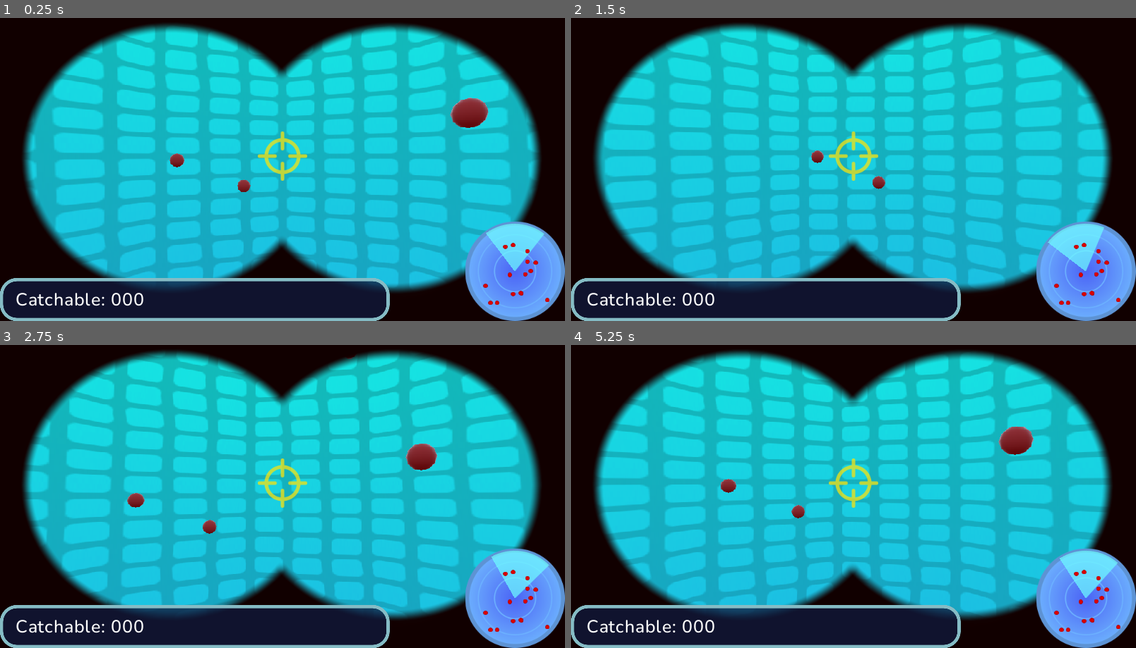
Above: before the commit, frames 1-4 (two rows, left to right).
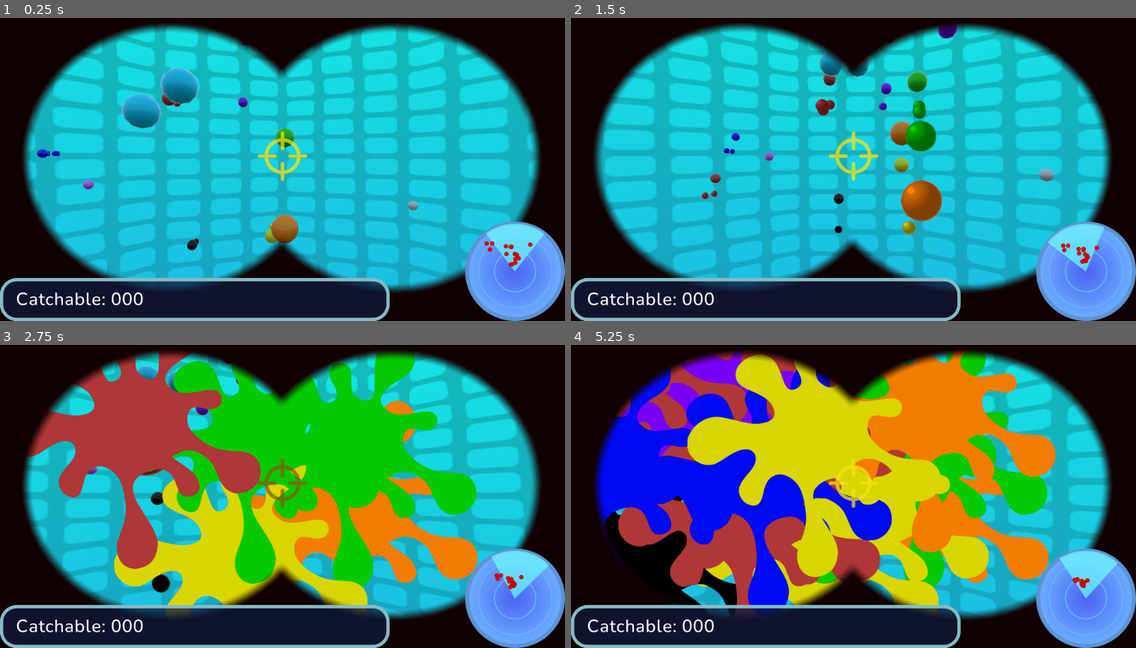
Above: after the commit, the same moments.

Repository: envyniv/denparpg
Game: Godot game, scene res://scenes/game/AntennaTower.tscn
Two runs of this game, one before a commit and one after it. Both use one fixed random seed, a clock stepped at 60 frames per second and the inputs below. This scene is started directly instead of the project's main scene. Sound files missing from this copy of the repository are replaced by a short silence.
Inputs (mouse positions are in pixels of both pictures, inside the frame that each line leads up to):
- Up to frame 1 (0.25 s): no input
- Up to frame 2 (1.5 s): move the mouse to (881, 154) at 0.52 s; click (881, 154) at 0.6 s; move the mouse to (825, 157) at 1.27 s; click (825, 157) at 1.35 s
- Up to frame 3 (2.75 s): move the mouse to (293, 478) at 2.02 s; click (293, 478) at 2.1 s
- Up to frame 4 (5.25 s): move the mouse to (847, 487) at 2.77 s; click (847, 487) at 2.85 s; move the mouse to (893, 487) at 3.52 s; click (893, 487) at 3.6 s; move the mouse to (808, 478) at 4.27 s; click (808, 478) at 4.35 s; move the mouse to (859, 484) at 5.02 s; click (859, 484) at 5.1 s

The runs differ from the first frame. In frame 1, 3.8% of the frame differs, in the area x 0-98%, y 7-100%; in frame 2, 4.2%; in frame 3, 42%; in frame 4, 55%, in the area x 0-98%, y 1-100%.
Error before the commit: Invalid call. Nonexistent function 'instance' in base 'GDScriptNativeClass'. (res://scripts/game/DenpaGen.gd:43)
Error after the commit: Attempt to call function 'is_in_group' in base 'previously freed instance' on a null instance. (res://scripts/game/CatcherCam.gd:61)

Commit message:
"Denpas" now move around, idle (code is ready, just animations are needed) and can throw inkballs, title and catch still need to be completed, overworld is very far from getting implemented still

Diff:
--- a/src/Title.tscn
+++ b/src/Title.tscn
@@ -219,7 +219,6 @@
 }
 
 [node name="Panel" type="Panel" parent="."]
-visible = false
 anchor_left = 0.5
 anchor_top = 0.5
 anchor_right = 0.5
@@ -232,19 +231,36 @@
 "_edit_use_anchors_": false
 }
 
-[node name="Button" type="Button" parent="Panel"]
-margin_left = 76.0
-margin_top = 223.5
-margin_right = 139.0
-margin_bottom = 267.5
+[node name="HBoxContainer" type="HBoxContainer" parent="Panel"]
+anchor_top = 1.0
+anchor_right = 1.0
+anchor_bottom = 1.0
+margin_top = -80.0
+margin_bottom = 1.0
+alignment = 1
+__meta__ = {
+"_edit_group_": true,
+"_edit_use_anchors_": false
+}
+
+[node name="Button" type="Button" parent="Panel/HBoxContainer"]
+margin_left = 80.0
+margin_right = 160.0
+margin_bottom = 51.0
+size_flags_horizontal = 6
+size_flags_vertical = 0
 text = "Start"
 
-[node name="Button2" type="Button" parent="Panel"]
-margin_left = 340.0
-margin_top = 221.5
-margin_right = 425.0
-margin_bottom = 265.5
+[node name="Button2" type="Button" parent="Panel/HBoxContainer"]
+margin_left = 314.0
+margin_right = 417.0
+margin_bottom = 51.0
+size_flags_horizontal = 6
+size_flags_vertical = 0
 text = "Return"
+__meta__ = {
+"_edit_use_anchors_": false
+}
 
 [node name="VBoxContainer" type="VBoxContainer" parent="Panel"]
 anchor_left = 0.5
@@ -261,19 +277,19 @@
 
 [node name="HERO" type="Label" parent="Panel/VBoxContainer"]
 margin_right = 319.0
-margin_bottom = 37.0
+margin_bottom = 45.0
 text = "Hero level: 99"
 align = 1
 
 [node name="PLAY" type="Label" parent="Panel/VBoxContainer"]
-margin_top = 41.0
+margin_top = 49.0
 margin_right = 319.0
-margin_bottom = 78.0
+margin_bottom = 94.0
 text = "Play time: 999:99"
 align = 1
 
 [node name="sure" type="Label" parent="Panel/VBoxContainer"]
-margin_top = 131.0
+margin_top = 123.0
 margin_right = 319.0
 margin_bottom = 168.0
 size_flags_vertical = 10
--- a/src/materials/denpa/red.tres
+++ b/src/materials/denpa.tres
@@ -1,11 +1,10 @@
 [gd_resource type="SpatialMaterial" format=2]
 
 [resource]
-albedo_color = Color( 0.717647, 0.227451, 0.227451, 1 )
-metallic_specular = 0.0
+metallic = 0.22
 roughness = 0.37
 emission_enabled = true
-emission = Color( 1, 0, 0, 1 )
+emission = Color( 1, 1, 1, 1 )
 emission_energy = 0.1
 emission_operator = 0
 emission_on_uv2 = false
--- a/src/materials/denpa/black.tres
+++ /dev/null
@@ -1,6 +0,0 @@
-[gd_resource type="SpatialMaterial" format=2]
-
-[resource]
-albedo_color = Color( 0, 0, 0, 1 )
-metallic_specular = 0.0
-roughness = 0.5
--- a/src/materials/denpa/gold.tres
+++ /dev/null
@@ -1,9 +0,0 @@
-[gd_resource type="SpatialMaterial" format=2]
-
-[resource]
-params_diffuse_mode = 2
-params_specular_mode = 3
-albedo_color = Color( 0.470588, 0.392157, 0.152941, 1 )
-metallic = 0.6
-metallic_specular = 1.0
-roughness = 0.5
--- a/src/materials/denpa/pink.tres
+++ /dev/null
@@ -1,7 +0,0 @@
-[gd_resource type="SpatialMaterial" format=2]
-
-[resource]
-albedo_color = Color( 0.819608, 0.423529, 0.87451, 1 )
-metallic = 0.2
-metallic_specular = 0.0
-roughness = 0.5
--- a/src/materials/denpa/silver.tres
+++ /dev/null
@@ -1,9 +0,0 @@
-[gd_resource type="SpatialMaterial" format=2]
-
-[resource]
-params_diffuse_mode = 2
-params_specular_mode = 3
-albedo_color = Color( 0.345098, 0.345098, 0.345098, 1 )
-metallic = 0.6
-metallic_specular = 1.0
-roughness = 0.5
--- a/src/materials/denpa/white.tres
+++ /dev/null
@@ -1,6 +0,0 @@
-[gd_resource type="SpatialMaterial" format=2]
-
-[resource]
-albedo_color = Color( 0.843137, 0.843137, 0.843137, 1 )
-metallic_specular = 0.0
-roughness = 0.5
--- a/src/project.godot
+++ b/src/project.godot
@@ -30,8 +30,8 @@
 
 [display]
 
-window/stretch/mode="2d"
-window/stretch/aspect="keep_height"
+window/stretch/mode="viewport"
+window/stretch/aspect="keep"
 
 [input]
 
--- a/src/scenes/Antenna.tscn
+++ b/src/scenes/Antenna.tscn
@@ -14,7 +14,7 @@
 
 [node name="Player" parent="." instance=ExtResource( 2 )]
 
-[node name="CSGSphere" type="CSGSphere" parent="."]
+[node name="Privacy" type="CSGSphere" parent="."]
 cast_shadow = 0
 calculate_tangents = false
 invert_faces = true
--- /dev/null
+++ b/src/scenes/DenPreview.tscn
@@ -0,0 +1,48 @@
+[gd_scene load_steps=2 format=2]
+
+[ext_resource path="res://scripts/DenPreview.gd" type="Script" id=1]
+
+[node name="Preview" type="MarginContainer"]
+margin_right = 78.0
+margin_bottom = 78.0
+script = ExtResource( 1 )
+__meta__ = {
+"_edit_use_anchors_": false
+}
+
+[node name="BG" type="TextureRect" parent="."]
+margin_right = 78.0
+margin_bottom = 78.0
+
+[node name="Head" type="TextureRect" parent="BG"]
+margin_right = 40.0
+margin_bottom = 40.0
+__meta__ = {
+"_edit_use_anchors_": false
+}
+
+[node name="Face" type="TextureRect" parent="BG/Head"]
+margin_right = 40.0
+margin_bottom = 40.0
+__meta__ = {
+"_edit_use_anchors_": false
+}
+
+[node name="Nose" type="TextureRect" parent="BG/Head/Face"]
+margin_right = 40.0
+margin_bottom = 40.0
+__meta__ = {
+"_edit_use_anchors_": false
+}
+
+[node name="Eyes" type="TextureRect" parent="BG/Head/Face"]
+margin_right = 40.0
+margin_bottom = 40.0
+
+[node name="Mouth" type="TextureRect" parent="BG/Head/Face"]
+margin_right = 40.0
+margin_bottom = 40.0
+
+[node name="Glasses" type="TextureRect" parent="BG/Head/Face"]
+margin_right = 40.0
+margin_bottom = 40.0
--- a/src/scenes/DenpaBase.tscn
+++ b/src/scenes/DenpaBase.tscn
@@ -1,7 +1,7 @@
 [gd_scene load_steps=4 format=2]
 
 [ext_resource path="res://scripts/DenpaC.gd" type="Script" id=1]
-[ext_resource path="res://materials/denpa/red.tres" type="Material" id=2]
+[ext_resource path="res://materials/denpa.tres" type="Material" id=2]
 
 [sub_resource type="BoxShape" id=2]
 extents = Vector3( 0.265717, 0.395515, 0.23302 )
@@ -11,10 +11,11 @@
 script = ExtResource( 1 )
 
 [node name="CSGBox" type="CSGSphere" parent="."]
-radius = 0.475373
+radius = 0.321674
 material = ExtResource( 2 )
 
 [node name="CollisionShape" type="CollisionShape" parent="."]
 shape = SubResource( 2 )
+disabled = true
 
 [node name="AnimationPlayer" type="AnimationPlayer" parent="."]
--- a/src/scenes/InkBall.tscn
+++ b/src/scenes/InkBall.tscn
@@ -1,12 +1,18 @@
-[gd_scene load_steps=2 format=2]
+[gd_scene load_steps=4 format=2]
 
-[sub_resource type="SphereShape" id=1]
-radius = 1.5
+[ext_resource path="res://assets/inkball.png" type="Texture" id=1]
+[ext_resource path="res://scripts/InkBall.gd" type="Script" id=2]
 
-[node name="InkBall" type="Area"]
+[sub_resource type="BoxShape" id=1]
+extents = Vector3( 0.2, 0.2, 0.2 )
 
-[node name="CSGSphere" type="CSGSphere" parent="."]
-rings = 9
+[node name="InkBall" type="KinematicBody"]
+script = ExtResource( 2 )
 
 [node name="CollisionShape" type="CollisionShape" parent="."]
 shape = SubResource( 1 )
+
+[node name="Sprite3D" type="Sprite3D" parent="."]
+transform = Transform( 0.25, 0, 0, 0, 0.25, 0, 0, 0, 0.25, 0, 0, 0 )
+billboard = 1
+texture = ExtResource( 1 )
--- /dev/null
+++ b/src/scenes/InkSplash.tscn
@@ -0,0 +1,12 @@
+[gd_scene load_steps=2 format=2]
+
+[ext_resource path="res://assets/ink.png" type="Texture" id=1]
+
+[node name="InkSplash" type="TextureRect"]
+margin_right = 588.0
+margin_bottom = 588.0
+texture = ExtResource( 1 )
+expand = true
+__meta__ = {
+"_edit_use_anchors_": false
+}
--- a/src/scenes/RenderMugShot.tscn
+++ /dev/null
@@ -1,5 +0,0 @@
-[gd_scene format=2]
-
-[node name="RenderMugShot" type="Spatial"]
-
-[node name="Camera" type="Camera" parent="."]
--- a/src/scenes/game/AntennaTower.tscn
+++ b/src/scenes/game/AntennaTower.tscn
@@ -2,7 +2,7 @@
 
 [ext_resource path="res://materials/theme.tres" type="Theme" id=1]
 [ext_resource path="res://assets/binoculars.png" type="Texture" id=2]
-[ext_resource path="res://assets/sounds/click.ogg" type="AudioStream" id=3]
+[ext_resource path="res://scenes/DenPreview.tscn" type="PackedScene" id=3]
 [ext_resource path="res://assets/crosshair.png" type="Texture" id=4]
 [ext_resource path="res://assets/radar.png" type="Texture" id=5]
 [ext_resource path="res://assets/radar-sight.png" type="Texture" id=6]
@@ -33,6 +33,13 @@
 audio_listener_enable_3d = true
 
 [node name="Spatial" parent="ViewportContainer/Viewport" instance=ExtResource( 7 )]
+
+[node name="InkSplashes" type="Control" parent="."]
+anchor_right = 1.0
+anchor_bottom = 1.0
+__meta__ = {
+"_edit_use_anchors_": false
+}
 
 [node name="Binoculars" type="TextureRect" parent="."]
 anchor_right = 1.0
@@ -92,7 +99,6 @@
 valign = 1
 
 [node name="Rotation" type="AudioStreamPlayer" parent="."]
-stream = ExtResource( 3 )
 
 [node name="Catchable" type="Panel" parent="."]
 anchor_top = 1.0
@@ -114,13 +120,16 @@
 "_edit_use_anchors_": false
 }
 
-[node name="MarginContainer" type="HBoxContainer" parent="Catchable"]
+[node name="Catched" type="HBoxContainer" parent="Catchable"]
 anchor_right = 1.0
 anchor_bottom = 1.0
 margin_left = 296.0
 __meta__ = {
 "_edit_use_anchors_": false
 }
+
+[node name="Preview" parent="Catchable/Catched" instance=ExtResource( 3 )]
+margin_right = 0.0
 
 [node name="Radar" type="TextureRect" parent="."]
 anchor_left = 1.0
@@ -129,6 +138,7 @@
 anchor_bottom = 1.0
 margin_left = -181.0
 margin_top = -181.0
+rect_pivot_offset = Vector2( 90.5, 90.5 )
 texture = ExtResource( 5 )
 __meta__ = {
 "_edit_use_anchors_": false
--- /dev/null
+++ b/src/scripts/DenPreview.gd
@@ -0,0 +1,11 @@
+extends MarginContainer
+
+onready var head = $BG/Head
+onready var face = $BG/Head/Face
+onready var eyes = $BG/Head/Face/Eyes
+onready var mouth = $BG/Head/Face/Mouth
+onready var glasses = $BG/Head/Face/Glasses
+
+func preview(denpa: Node) -> void:
+  #head.texture=
+  return
--- a/src/scripts/DenpaC.gd
+++ b/src/scripts/DenpaC.gd
@@ -1,20 +1,26 @@
 extends KinematicBody
 
+var inkball = preload("res://scenes/InkBall.tscn")
+
 onready var animplayer = $AnimationPlayer
+onready var colshp = $CollisionShape
+onready var model1 = $CSGBox # TO REPLACE WITH ACTUAL MODEL ONCE AVAILABLE, ADD HEAD MODEL
 
 export(String) var chosen_name = ""
 export(int) var level = 90
 
-export(int) var color = 0 #possibly enum
+export(int) var color = "BLACK" #possibly enum
 export(int) var antenna = 0 #possibly enum
 
-export(int) var head = 0    #possibly enum
+#export(int) var head = SceneMan.heads.ROUND    #possibly enum
 export(int) var face = 0    #possibly enum
 export(int) var hair = 0    #possibly enum
 export(int) var eyes = 0    #possibly enum
 export(int) var mouth = 0    #possibly enum
 export(int) var nose = 0    #possibly enum
 export(int) var glasses = 0    #possibly enum
+
+export(int) var height = 0
 
 export(int) var ATK = 0
 export(int) var DEF = 0
@@ -27,34 +33,55 @@
 
 export(String) var origin = "" #for wifi generation
 
-enum states {IDLE, THROW, WANDER, FOLLOW}
+enum {IDLE, THROW, WANDER, FOLLOW}
 
-var _current_state=states.IDLE
+var _current_state=IDLE
+
+signal spawned_ball
 
 func _physics_process(_delta):
+
   match _current_state:
-    states.IDLE:
+    IDLE:
       Idle()
-    states.THROW:
+    THROW:
       Throw()
-    states.WANDER:
+    WANDER:
       Wander()
-    states.FOLLOW:
+    FOLLOW:
       #Wander(target)
       pass
 
   return
 
 func Wander() -> void:
+  var point = get_parent().get_parent().rnd_pos_visible()
 
+  var direction
+
+  if point.distance_to(transform.origin) > 1:
+    direction = point - transform.origin
+    direction = direction.normalized() * rand_range(2, 5)
+  else:
+    direction = point - transform.origin
+    _current_state=IDLE
+  #warning-ignore:return_value_discarded
+  move_and_slide(direction)
   return
 
 func Throw() -> void:
+  var ball = inkball.instance()
+  get_parent().get_parent().add_child(ball) #spawn ball
+  ball.global_transform.origin = global_transform.origin #make it look like you spawned it, it's actually "Denpas" that has it
+  ball.spr.modulate=SceneMan.colors[color] #give it your color
+  #yield(animplayer.play("Throw"), "finished")
+  emit_signal("spawned_ball", ball)
+  _current_state=IDLE
   return
 
 func Idle() -> void:
   if !(animplayer.is_playing()):
-    match randi() % 5:
+    match randi() % 6:
       0:
         #play sitting anim
         pass
@@ -62,18 +89,28 @@
         #play look around
         pass
       3:
-        _current_state=states.WANDER
+        _current_state=WANDER
       4:
-        _current_state=states.THROW
+        _current_state=THROW
       5:
         pass # nothing
   return
 
 func nuclearize() -> void:
   #play animation to dissolve and show particles
+  hide()
   queue_free()
   return
 
-func spawn() -> void:
+func Spawn(_throwthese, _inthetrash) -> void:
+  colshp.disabled=false
+  show()
   #play animation to fade in and show water thingy
   return
+
+func _ready() -> void:
+  var mat=SceneMan.denpamaterial.duplicate()
+  mat.albedo_color=SceneMan.colors[color]
+  mat.emission=SceneMan.colors[color]
+  model1.material=mat
+  return
--- /dev/null
+++ b/src/scripts/InkBall.gd
@@ -0,0 +1,28 @@
+extends KinematicBody
+
+
+onready var spr = $Sprite3D
+onready var colshp = $CollisionShape
+var ballSpd = 5
+
+signal hit
+
+func _process(_delta) -> void:
+  var point = Vector3.ZERO
+  var direction
+
+  if point.distance_to(transform.origin) > 1:
+    direction = Vector3.ZERO - transform.origin
+    direction = direction.normalized() * ballSpd
+  else:
+    direction = Vector3.ZERO - transform.origin
+    emit_signal("hit", self)
+    burst()
+    #warning-ignore:return_value_discarded
+  move_and_slide(direction)
+  return
+
+func burst() -> void:
+  #make particles
+  queue_free()
+  return
--- a/src/scripts/Save.gd
+++ b/src/scripts/Save.gd
@@ -15,6 +15,7 @@
     "mouth":0,
     "nose":0,
     "glasses":0,
+    "brows":0,
 
     "ATK":0,
     "DEF":0,
@@ -22,6 +23,8 @@
     "EVA":0,
     "mHP":0,
     "mAP":0,
+
+    #"origin":
   },
   1:{},
   2:{},
@@ -32,4 +35,12 @@
   7:{}
 }
 
+export var house := {
+  1:{}, 2:{}, 3:{}, 4:{}, 5:{}, 6:{},
+  7:{}, 8:{}, 9:{}, 10:{}, 11:{}, 12:{},
+  13:{}, 14:{}, 15:{}, 16:{}, 17:{}, 18:{},
+  19:{}, 20:{}, 21:{}, 22:{}, 23:{}, 24:{},
+  25:{}, 26:{}, 27:{}, 28:{}, 29:{}, 30:{},
+ }
+
 export var inv := {}
--- a/src/scripts/SceneMan.gd
+++ b/src/scripts/SceneMan.gd
@@ -4,10 +4,65 @@
 var data = SaveClass.new()
 
 var save="user://save.res"
+var denpamaterial = preload("res://materials/denpa.tres")
 
 var places = {
   "catch":"res://scenes/game/CatchScrn.tscn"
 }
+
+enum heads { #DPM3 SPEC
+  #UNKNOWN AND WHAT to change
+  ROUND,  OVAL,  OVAL_V,  NINETYDEGREES,  R_NINETY,
+  TVBOX,  R_TVBOX,  DROP,  VASE,  BEAR,  COMICSPEECH,
+  THREEPRONGS,  TWOPRONGS,  SQUID,  unknown,  STAR,
+  TEDDY,  HEART,  DEVIL,  CRESCENT,  UGLY,  TV_W_SPEAKERS,
+  EGG,  YACHT,  DOG,  MESSY_HAIR,  IMP,  TRICORNE,
+  UNICORNE,  SUNFLOWER,  BUNNY,  CAKE,  TOWER,  LEGO,
+  CAT,  SATURN,  WHAT,  VASE_TWO,  SPHERE
+}
+enum face { #DPM3 SPEC
+  PENTAGON,
+  TRAPEZE,
+  PUFFYCHEEKS,
+  TRIANGLE,
+  OVAL,
+  DEE,
+  ROUNDED_RECT,
+  CIRCLE,
+  PENTAGON_PUFFY,
+  OUTSTANDING_CHIN,
+  WEIRD,
+  PUFFYTALL
+}
+enum mouth {
+
+  }
+enum eyes {
+
+  }
+enum brows {}
+enum hair {
+  NONE,
+  BABY,
+  SIDEBANGS,
+  CURLY,
+  SIDEBURN,
+
+ }
+const colors := {
+  "RED":        Color(0.717647, 0.227451, 0.227451),
+  "WHITE":      Color(0.788235, 0.788235, 0.788235),
+  "BLACK":      Color(0, 0, 0),
+  "PINK":       Color(0.851471, 0.386719, 1),
+  "BLUE":       Color(0, 0.039216, 1),
+  "ORANGE":     Color(1, 0.515625, 0),
+  "GREEN":      Color(0.027451, 0.827451, 0),
+  "YELLOW":     Color(0.886275, 0.87451, 0),
+  "LIGHT_BLUE": Color(0, 0.835294, 1),
+  "PURPLE":     Color(0.501961, 0, 1),
+  "SILVER":     Color(0.431373, 0.431373, 0.45098),
+  "GOLD":       Color(0.541176, 0.407843, 0.121569)
+  }
 
 func _ready():
   var f = File.new()
@@ -23,3 +78,8 @@
   var scene=PackedScene.new()
   data.caught.append(scene.pack(target))
   return
+
+func get_random(dict):
+   var a = dict.keys()
+   a = a[randi() % a.size()]
+   return a
--- a/src/scripts/game/AntennaTower.gd
+++ b/src/scripts/game/AntennaTower.gd
@@ -13,13 +13,17 @@
 onready var Radar=$Radar
 onready var Sight=$Radar/Sight
 onready var Denpas=$Radar/Denpas
+onready var InkSplashes=$InkSplashes
 
-var Dot = load("res://assets/point.png")
+
+var Dot = preload("res://assets/point.png")
+var inksplash = preload("res://scenes/InkSplash.tscn")
 
 func _ready() -> void:
-  world.camera.connect("available", self, "on_available")
-  world.camera.connect("not_available", self, "on_gone")
+  world.player.connect("available", self, "on_available")
+  world.player.connect("not_available", self, "on_gone")
   world.connect("update_denpa", self, "on_update_denpa")
+  world.connect("you_got_splashed", self, "add_splash")
   return
 
 func on_available(target = null) -> void:
@@ -40,17 +44,27 @@
 
 func _process(_delta) -> void:
   if Sight:
-    Sight.rect_rotation = -world.camera.rotation_degrees.y - 37
+    Sight.rect_rotation = -world.player.rotation_degrees.y - 37
   return
 
 func on_update_denpa(id : int, dddpos: Vector3) -> void:
-  var ddpos = Vector2(dddpos.x/30*90.5, dddpos.z/30*90.5) #2d position
+  var ddpos = Vector2(dddpos.x/30*90.5-4, dddpos.z/30*90.5-4) #2d position
   if !Denpas.has_node(str(id)):
     var tex=TextureRect.new()
     tex.texture=Dot
     tex.rect_size=Vector2(8, 8)
-    tex.rect_pivot_offset=Vector2(4, 4)
     Denpas.add_child(tex)
     Denpas.get_child(id).name=str(id)
   Denpas.get_node(str(id)).rect_position=ddpos
   return
+
+func add_splash(Position:Vector2, Clr:Color) -> void:
+  var ink=inksplash.instance()
+  InkSplashes.add_child(ink)
+  var w_h = OS.get_window_size().y
+  ink.rect_size=Vector2(w_h, w_h)
+  ink.modulate      = Clr
+  ink.rect_position = (Position - ink.rect_size/2)
+  yield(get_tree().create_timer(6), "timeout")
+  ink.queue_free()
+  return
--- a/src/scripts/game/CatcherCam.gd
+++ b/src/scripts/game/CatcherCam.gd
@@ -21,10 +21,14 @@
   if event is InputEventMouseMotion:
     rotate_y(deg2rad(-event.relative.x * mouse_sens))
     cam.rotate_x(deg2rad(-event.relative.y * mouse_sens))
-    cam.rotation.x = clamp(cam.rotation.x, deg2rad(-60), deg2rad(60))
+    cam.rotation.x = clamp(cam.rotation.x, deg2rad(-50), deg2rad(50))
   return
 
 func _process(_delta) -> void:
+  #realign to pitch 0
+  if rotation_degrees.x != 0:
+    rotation.x -= rotation.x/3
+
   if aimcast.is_colliding():
     #var bullet = get_world().direct_space_state
     target = aimcast.get_collider()
@@ -32,14 +36,21 @@
       emit_signal("available", target)
     else:
       emit_signal("available")
+
     if Input.is_action_just_pressed("fire"):
       var net = catchnet.instance()
       get_parent().add_child(net)
 
       if target:
+        target.colshp.disabled=true
         net.connect("catched", self, "on_net_feedback")
         net.catch(target)
-              #emit_signal("available", target)
+      else:
+        net.catch( cam.project_position(
+          Vector2(OS.get_window_size().x/2,
+          OS.get_window_size().y/2
+          ), 30 ) )
+
   else:
     target = null
     emit_signal("not_available")
@@ -53,6 +64,5 @@
     if SceneMan.data.caught.size() == 8:
       SceneMan.change_scene("catch")
   else:
-    print("hit")
-    t.queue_free()
+    t.burst()
   return
--- a/src/scripts/game/DenpaGen.gd
+++ b/src/scripts/game/DenpaGen.gd
@@ -1,20 +1,32 @@
 extends Spatial
 
 var denpa_base = preload("res://scenes/DenpaBase.tscn")
-var previewScenery = preload("res://scenes/RenderMugShot.tscn")
 var handheld_mode = false
 
+onready var env = $Privacy
 onready var d = $Denpas
-onready var camera = $Player
+onready var player = $Player
 
 signal update_denpa
+signal you_got_splashed
 
 func _process(_delta) -> void:
   var denpa_num = d.get_child_count()
   if denpa_num <= 14:
     var denpa = generate()
     d.add_child(denpa)
-    denpa.global_transform.origin = Vector3( rand_range(-20, 20), rand_range(-10, 10), rand_range(-20, 20))
+    denpa.connect("spawned_ball", self, "_on_inkball")
+    denpa.global_transform.origin = (
+      player.cam.project_position(
+        Vector2(
+          rand_range(0,OS.get_window_size().x),
+          rand_range(0,OS.get_window_size().y)
+          #randf() % OS.get_window_size().x,
+          #randf() % OS.get_window_size().y
+          ),
+        rand_range(3, 18))
+      #camera.rotation
+      )
     #warning-ignore:return_value_discarded
     connect("update_denpa", denpa, "Spawn")
     emit_signal("update_denpa", denpa.get_index(), denpa.global_transform.origin)
@@ -32,16 +44,33 @@
     #scan wifis, do some tomfoolery
     pass
   else:
-    denpa = denpa_base.instance()
+    denpa = denpa_base.duplicate().instance()
     denpa.chosen_name = str(randi() % 100) #get name from array of names
     #get player level and use as base for level
     denpa.antenna     = randi() % 100
-    denpa.preview     = preview(denpa)
+    var _temp = SceneMan.get_random(SceneMan.colors)
+    while _temp == "GOLD" || _temp == "SILVER":
+      _temp = SceneMan.get_random(SceneMan.colors)
+    denpa.color = _temp
   return denpa
 
-func preview(of_who) -> PoolByteArray:
-  var new = Viewport.instance()
-  add_child(new)
+func rnd_pos_visible() -> Vector3: #method for denpas to reference to
+  return player.cam.project_position(
+        Vector2(
+          rand_range(0, OS.get_window_size().x),
+          rand_range(0, OS.get_window_size().y)
+          ),
+        rand_range(3, 18)
+        )
 
-  var img = get_viewport().get_texture().get_data()
-  return img
+func _on_inkball(which) -> void:
+  which.connect("hit", self, "_inkball_hit") #start listening to inkball
+  return
+
+func _inkball_hit(ball) -> void:
+  emit_signal(
+    "you_got_splashed",
+    player.cam.unproject_position(ball.global_transform.origin),
+    ball.spr.modulate
+    ) #gets where
+  return
Binary file removed: src/assets/heads/test_head.glb
Not shown, removed: src/assets/heads/test_head.glb.import
Binary file added: src/assets/ink.png
Not shown, added: src/assets/ink.png.import
Binary file added: src/assets/inkball.png
Not shown, added: src/assets/inkball.png.import
Binary file changed: src/assets/net.png
Binary file added: src/assets/privacy_alt.png
Not shown, added: src/assets/privacy_alt.png.import
Not shown, added: assets_og/ink.svgz
Not shown, added: assets_og/inkball.svgz
Not shown, changed: assets_og/net.svgz
(and 5 more such lines)
